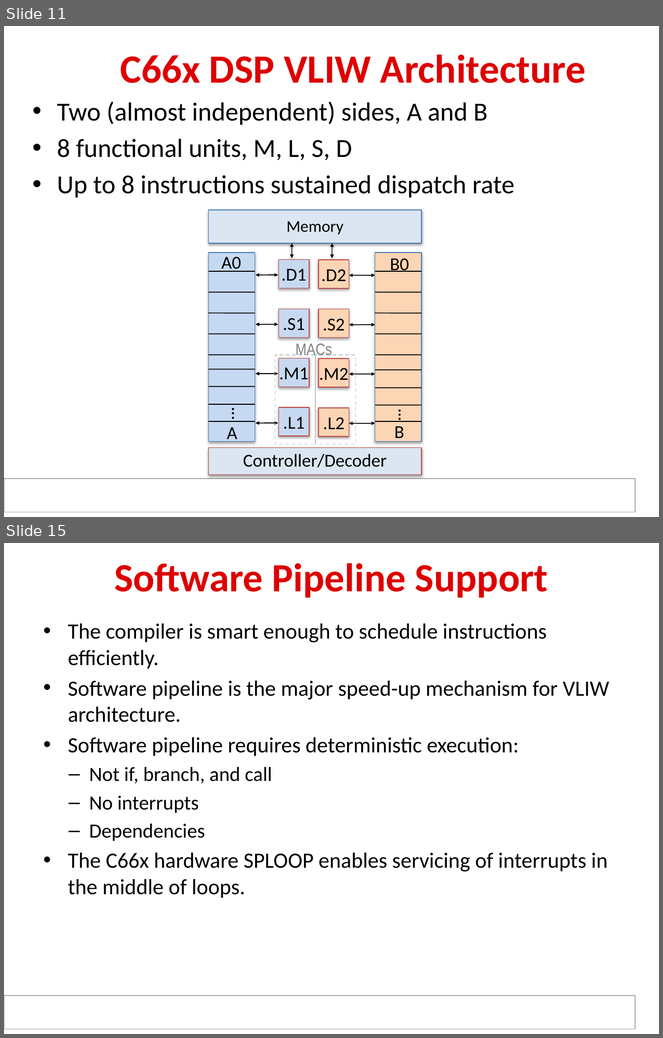
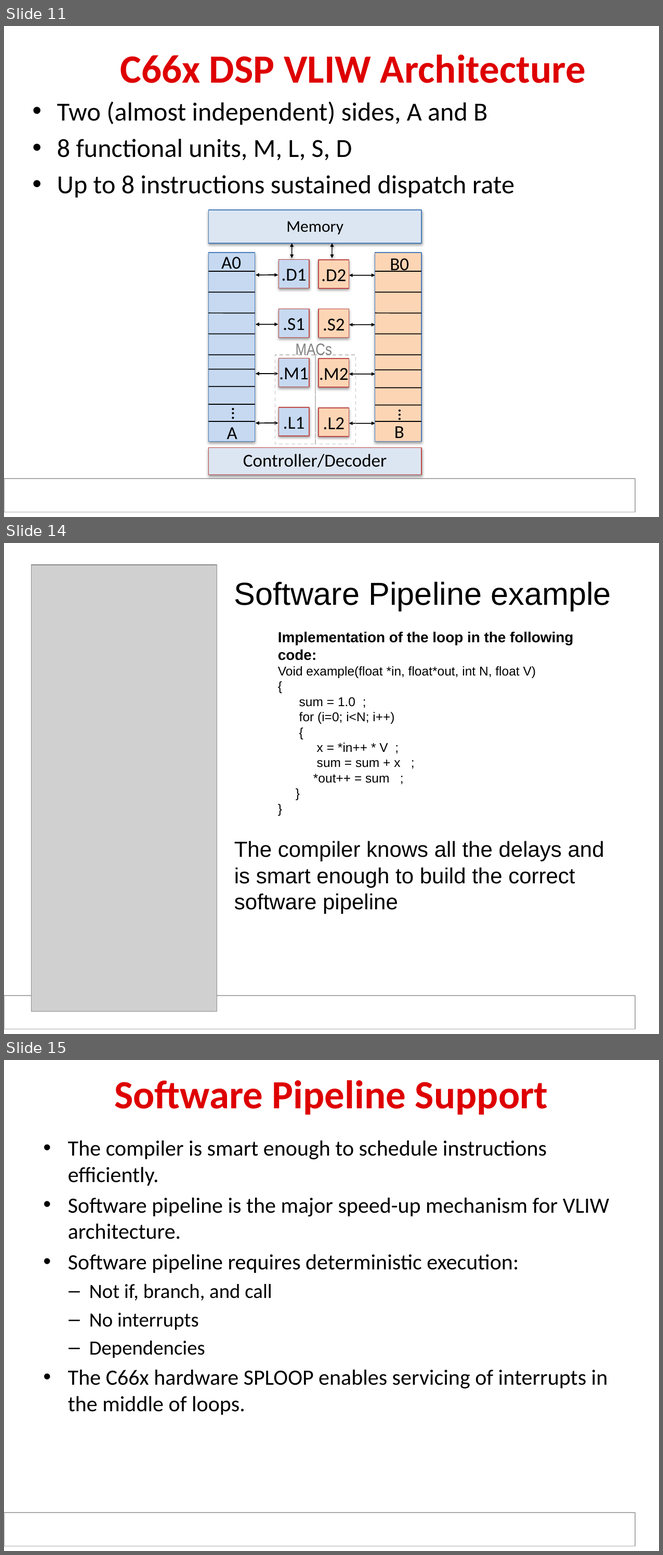
Before and after one commit to hari1989/keystone-workshop, a slide deck: slides/KeyStone Optimization.pptx. Shown one above the other, each under a label of ours: slides 11 and 15 before the commit, slides 11, 14 and 15 after it; the slides between them are not shown. The pictures are 663x1038 and 663x1555 pixels, drawn with LibreOffice and Linux fonts; fonts in the diff are those of the drawing; grey boxes stand for pictures; background and template pictures are left out. Boxes give left, top, right and bottom in pixels: in the first picture for what was removed or moved away, otherwise in the second. Text is boxed around its words. In the diff, an @@ line names an element or a change of style, - is before the commit and + after.

Commit message:
New Software Pipeline slides

```diff
--- a/slides/KeyStone Optimization.pptx
+++ b/slides/KeyStone Optimization.pptx
@@ slide 14 added at box(4, 543, 659, 1034), background #FFFFFF; not listed: 1 template element that a slide beside it also shows @@
@@ picture added at box(32, 565, 217, 1012) @@
@@ text added at box(234, 581, 611, 611), 35 pt, text #000000 @@
+Software Pipeline example
@@ text added at box(278, 631, 573, 783), 14 pt, text #000000 @@
+Implementation of the loop in the following code:
+Void example(float *in, float*out, int N, float V)
+{
+sum = 1.0 ;
+for (i=0; i<N; i++)
+{
+x = *in++ * V ;
+sum = sum + x ;
+*out++ = sum ;
+}
+}
@@ text added at box(234, 841, 605, 914), 24 pt, text #000000 @@
+The compiler knows all the delays and is smart enough to build the correct software pipeline
```
Also in this commit, not shown: 5 other slides added, 3 slides removed.
